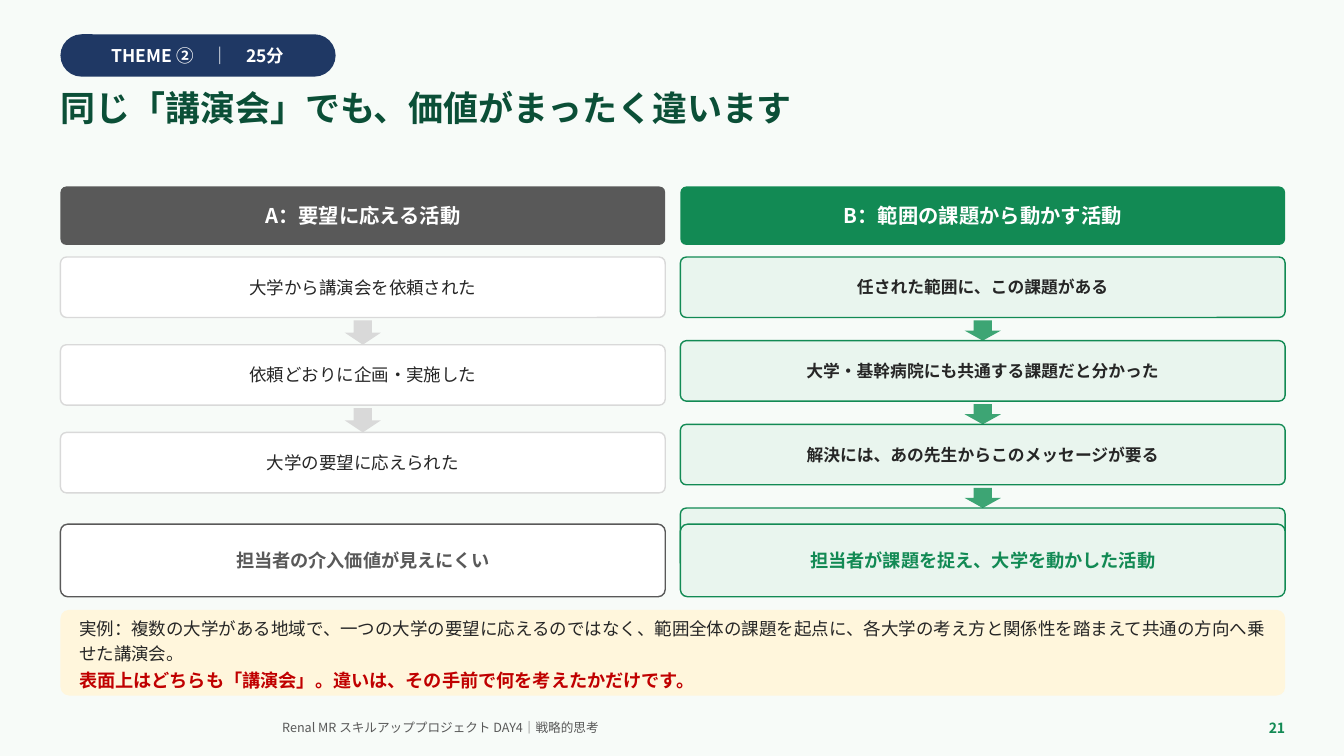
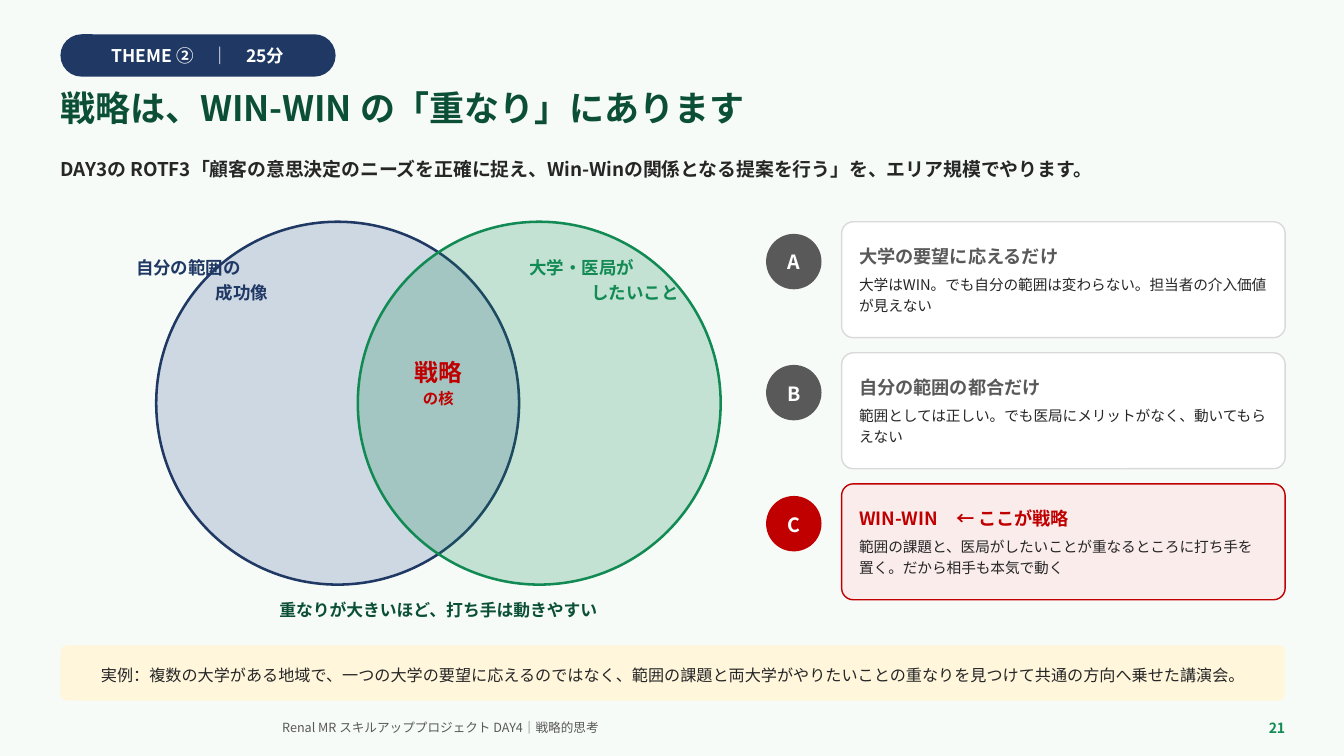
Before and after one commit to TAKUYA-1187/Claude, a slide deck: slide 21 of novartis_training/DAY4_ちょっと分かるだけで世界が変わる.pptx. Drawn at 1344x756 pixels with LibreOffice and Linux fonts; fonts in the diff are those of the drawing; background and template pictures are left out. Boxes give left, top, right and bottom in pixels: in the first picture for what was removed or moved away, otherwise in the second. Text is boxed around its words. In the diff, an @@ line names an element or a change of style, - is before the commit and + after.

```diff
--- a/novartis_training/DAY4_ちょっと分かるだけで世界が変わる.pptx
+++ b/novartis_training/DAY4_ちょっと分かるだけで世界が変わる.pptx
@@ text at [60,91,745,125]: text changed @@
-同じ「講演会」でも、価値がまったく違います
+戦略は、WIN-WIN の「重なり」にあります
@@ text added at [60,159,1092,178], 13.5 pt, text #262626, bold @@
+DAY3の ROTF3「顧客の意思決定のニーズを正確に捉え、Win-Winの関係となる提案を行う」を、エリア規模でやります。
@@ rounded rectangle removed at [60,187,665,245] @@
-A：要望に応える活動
@@ rounded rectangle removed at [681,187,1286,245] @@
-B：範囲の課題から動かす活動
@@ ellipse added at [156,222,519,585], fill #3B5C99 at 22% opacity, outline #1F3864 1.8 pt @@
@@ ellipse added at [358,222,721,585], fill #128A54 at 22% opacity, outline #128A54 1.8 pt @@
@@ ellipse added at [766,234,822,289], fill #595959, 14 pt, text #FFFFFF, bold @@
+A
@@ rounded rectangle added at [842,222,1286,338], fill #FFFFFF, outline #D9D9D9 1 pt, 10.5 pt, text #262626 @@
+大学の要望に応えるだけ
+大学はWIN。でも自分の範囲は変わらない。担当者の介入価値が見えない
@@ rounded rectangle removed at [60,257,665,318] @@
-大学から講演会を依頼された
@@ text added at [136,256,268,301], 12.5 pt, text #1F3864, bold @@
+自分の範囲の
+成功像
@@ text added at [529,259,678,300], 12.5 pt, text #128A54, bold @@
+大学・医局が
+したいこと
@@ rounded rectangle removed at [681,257,1286,318] @@
-任された範囲に、この課題がある
@@ down arrow removed at [345,321,381,345] @@
@@ down arrow removed at [965,321,1001,341] @@
@@ rounded rectangle removed at [60,345,665,405] @@
-依頼どおりに企画・実施した
@@ rounded rectangle removed at [681,341,1286,401] @@
-大学・基幹病院にも共通する課題だと分かった
@@ rounded rectangle added at [842,353,1286,469], fill #FFFFFF, outline #D9D9D9 1 pt, 10.5 pt, text #262626 @@
+自分の範囲の都合だけ
+範囲としては正しい。でも医局にメリットがなく、動いてもらえない
@@ text added at [415,361,463,406], 17 pt, text #C00000, bold @@
+戦略
+の核
@@ ellipse added at [766,365,822,420], fill #595959, 14 pt, text #FFFFFF, bold @@
+B
@@ down arrow removed at [345,408,381,433] @@
@@ down arrow removed at [965,404,1001,424] @@
@@ rounded rectangle removed at [60,433,665,493] @@
-大学の要望に応えられた
@@ rounded rectangle removed at [681,424,1286,485] @@
-解決には、あの先生からこのメッセージが要る
@@ rounded rectangle removed at [681,508,1286,569] @@
-そのために講演会を企画する
@@ ellipse added at [766,496,822,552], fill #C00000, 14 pt, text #FFFFFF, bold @@
+C
@@ rounded rectangle added at [842,484,1286,600], fill #FBECEC, outline #C00000 1 pt, 10.5 pt, text #262626 @@
+WIN-WIN ← ここが戦略
+範囲の課題と、医局がしたいことが重なるところに打ち手を置く。だから相手も本気で動く
@@ down arrow removed at [965,488,1001,508] @@
@@ rounded rectangle removed at [60,524,665,597] @@
-担当者の介入価値が見えにくい
@@ rounded rectangle removed at [681,524,1286,597] @@
-担当者が課題を捉え、大学を動かした活動
@@ text added at [279,601,597,618], 12 pt, text #0B4F37, bold @@
+重なりが大きいほど、打ち手は動きやすい
@@ rounded rectangle "実例：複数の大学がある地域で、一つの大学の要望に応えるのではなく、範囲の課題と両大学がやりたいことの重なりを見つけて共通 ...": place and size @@
-rounded rectangle "実例：複数の大学がある地域で、一つの大学の要望に応えるのではなく、範囲の課題と両大学がやりたいことの重なりを見つけて共通 ..." at [60,610,1286,696]
+rounded rectangle "実例：複数の大学がある地域で、一つの大学の要望に応えるのではなく、範囲の課題と両大学がやりたいことの重なりを見つけて共通 ..." at [60,645,1286,701]
@@ rounded rectangle "実例：複数の大学がある地域で、一つの大学の要望に応えるのではなく、範囲の課題と両大学がやりたいことの重なりを見つけて共通 ..." at [60,645,1286,701]: proportions changed @@
@@ text in rounded rectangle at [101,667,1245,683]: text changed; size 12.5 to 11.5 pt @@
-実例：複数の大学がある地域で、一つの大学の要望に応えるのではなく、範囲全体の課題を起点に、各大学の考え方と関係性を踏まえて共通の方向へ乗せた講演会。
-表面上はどちらも「講演会」。違いは、その手前で何を考えたかだけです。
+実例：複数の大学がある地域で、一つの大学の要望に応えるのではなく、範囲の課題と両大学がやりたいことの重なりを見つけて共通の方向へ乗せた講演会。
```
Also in this commit, not shown: 19 other slides changed, 1 slide added, 2 other files.
